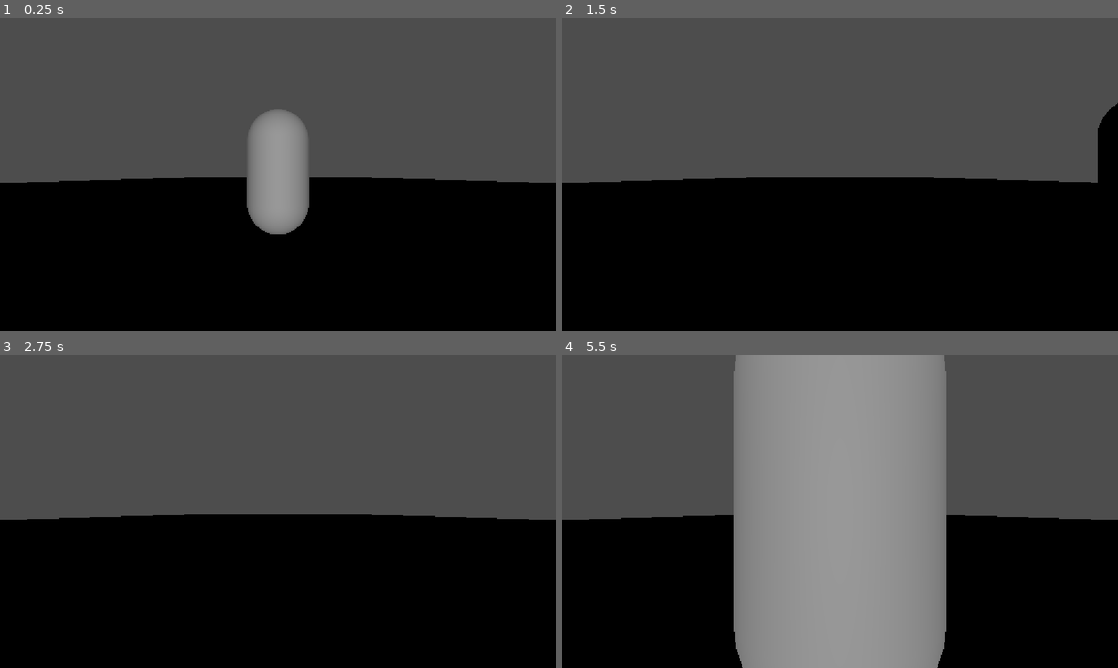
Above: before the commit, frames 1-4 (two rows, left to right).
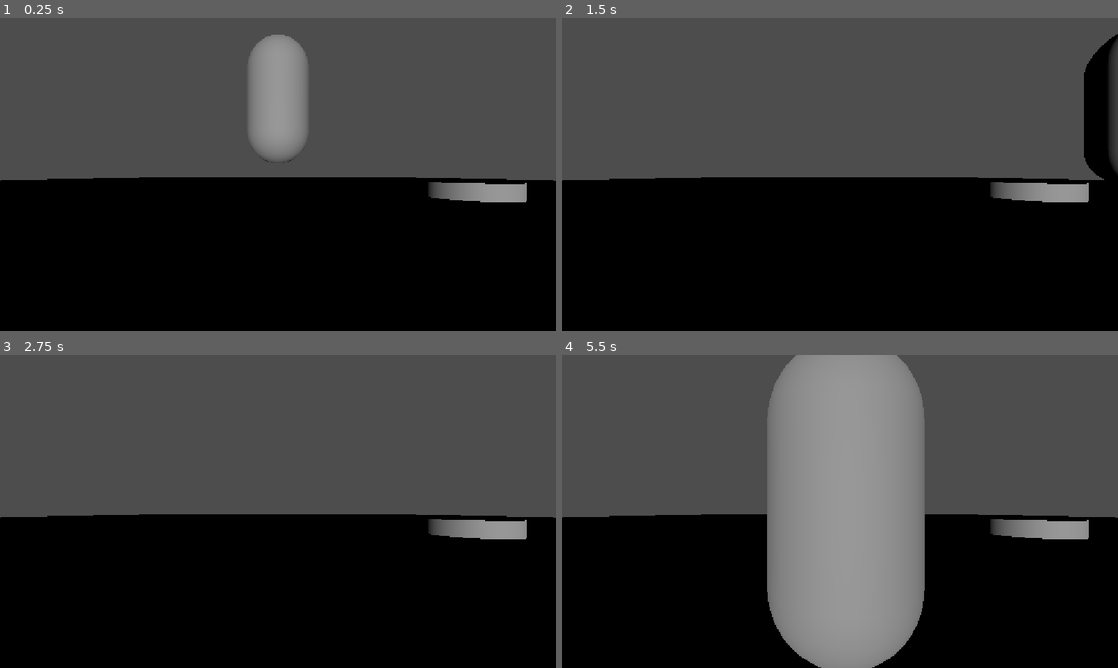
Above: after the commit, the same moments.

Repository: StupiD3r/PalWhoSayBoo
Game: Godot game, scene res://main.tscn
Same seed, same stepped clock (60 frames per second), same inputs: the game is played once before the commit and once after it.
Inputs:
- Up to frame 1 (0.25 s): no input
- Up to frame 2 (1.5 s): tap Enter (ui_accept) at 0.5, 0.77 s; hold D (move_right) 0.53-1.28 s; hold S (move_down) from 1.28 s (still down)
- Up to frame 3 (2.75 s): tap Enter (ui_accept) at 1.52, 2 s; release S (move_down) at 2.03 s; hold D (move_right) from 2.03 s (still down)
- Up to frame 4 (5.5 s): tap Enter (ui_accept) at 2.75, 3.02, 3.5, 3.77, 4.52 s; release D (move_right) at 2.78 s; hold W (move_up) 2.78-3.53 s; hold A (move_left) 3.53-5.03 s; hold S (move_down) from 5.03 s (still down)

The runs differ from the first frame. In frame 1, 6.7% of the frame differs, in the area x 0-100%, y 5-70%; in frame 2, 3.2%; in frame 3, 1.4%; in frame 4, 14%, in the area x 0-100%, y 0-100%.

Commit message:
Platform Tested

Diff:
--- a/floor.tscn
+++ b/floor.tscn
@@ -1,4 +1,7 @@
 [gd_scene format=3 uid="uid://daqnt04w5lqyj"]
+
+[sub_resource type="StandardMaterial3D" id="StandardMaterial3D_h2yge"]
+albedo_color = Color(1, 0, 1, 1)
 
 [sub_resource type="PlaneMesh" id="PlaneMesh_l7je2"]
 
@@ -8,7 +11,8 @@
 [node name="Floor" type="StaticBody3D" unique_id=682883022]
 
 [node name="MeshInstance3D" type="MeshInstance3D" parent="." unique_id=2094511759]
-transform = Transform3D(45.73083, 0, 0, 0, 10.040887, 0, 0, 0, 96.89411, 0, 0, 0)
+transform = Transform3D(45.73083, 0, 0, 0, 10.040887, 0, 0, 0, 96.89411, -0.19919205, 0.46595764, -0.4658966)
+material_override = SubResource("StandardMaterial3D_h2yge")
 mesh = SubResource("PlaneMesh_l7je2")
 
 [node name="CollisionShape3D" type="CollisionShape3D" parent="." unique_id=707972730]
--- a/main.tscn
+++ b/main.tscn
@@ -2,6 +2,7 @@
 
 [ext_resource type="PackedScene" uid="uid://daqnt04w5lqyj" path="res://floor.tscn" id="1_0xm2m"]
 [ext_resource type="PackedScene" uid="uid://dmihpmcucrcc6" path="res://player.tscn" id="2_h2yge"]
+[ext_resource type="PackedScene" uid="uid://bnoxmcoegary0" path="res://platforms.tscn" id="3_h2yge"]
 
 [sub_resource type="PhysicsMaterial" id="PhysicsMaterial_rdekd"]
 
@@ -11,10 +12,13 @@
 physics_material_override = SubResource("PhysicsMaterial_rdekd")
 
 [node name="Player" parent="." unique_id=1822780786 instance=ExtResource("2_h2yge")]
-transform = Transform3D(1, 0, 0, 0, 1, 0, 0, 0, 1, 0, 1.4304624, 0)
+transform = Transform3D(1, 0, 0, 0, 1, 0, 0, 0, 1, 0, 2.9667819, 0)
 
 [node name="Camera3D" type="Camera3D" parent="." unique_id=798876693]
 transform = Transform3D(1, 0, 0, 0, 1, 0, 0, 0, 1, 0, 1.4591436, 3.3302727)
 
 [node name="DirectionalLight3D" type="DirectionalLight3D" parent="." unique_id=1200505044]
 transform = Transform3D(1, 0, 0, 0, 1, 0, 0, 0, 1, 0.5359092, 4.5764985, -0.38344383)
+
+[node name="Platform" parent="." unique_id=1228769927 instance=ExtResource("3_h2yge")]
+transform = Transform3D(1, 0, 0, 0, 1.2361528, 0, 0, 0, 1, 2.4337144, 0.9079828, 0)
--- /dev/null
+++ b/platforms.tscn
@@ -0,0 +1,16 @@
+[gd_scene format=3 uid="uid://bnoxmcoegary0"]
+
+[sub_resource type="CylinderMesh" id="CylinderMesh_rdekd"]
+
+[sub_resource type="CylinderShape3D" id="CylinderShape3D_l7je2"]
+height = 0.1696167
+
+[node name="Platform" type="StaticBody3D" unique_id=1228769927]
+
+[node name="MeshInstance3D" type="MeshInstance3D" parent="." unique_id=128864533]
+transform = Transform3D(1, 0, 0, 0, 0.07897346, 0, 0, 0, 1, 0, 0.2888623, 0.6930332)
+mesh = SubResource("CylinderMesh_rdekd")
+
+[node name="CollisionShape3D" type="CollisionShape3D" parent="." unique_id=1712508629]
+transform = Transform3D(1, 0, 0, 0, 1, 0, 0, 0, 1, 5.9604645e-08, 0.28700328, 0.6934765)
+shape = SubResource("CylinderShape3D_l7je2")
